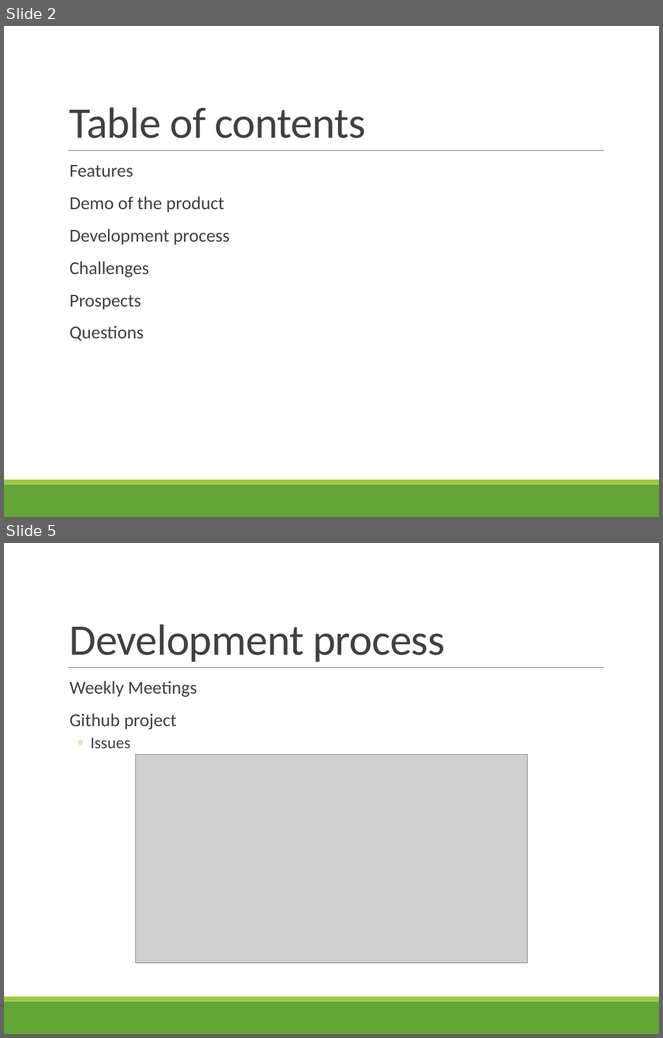
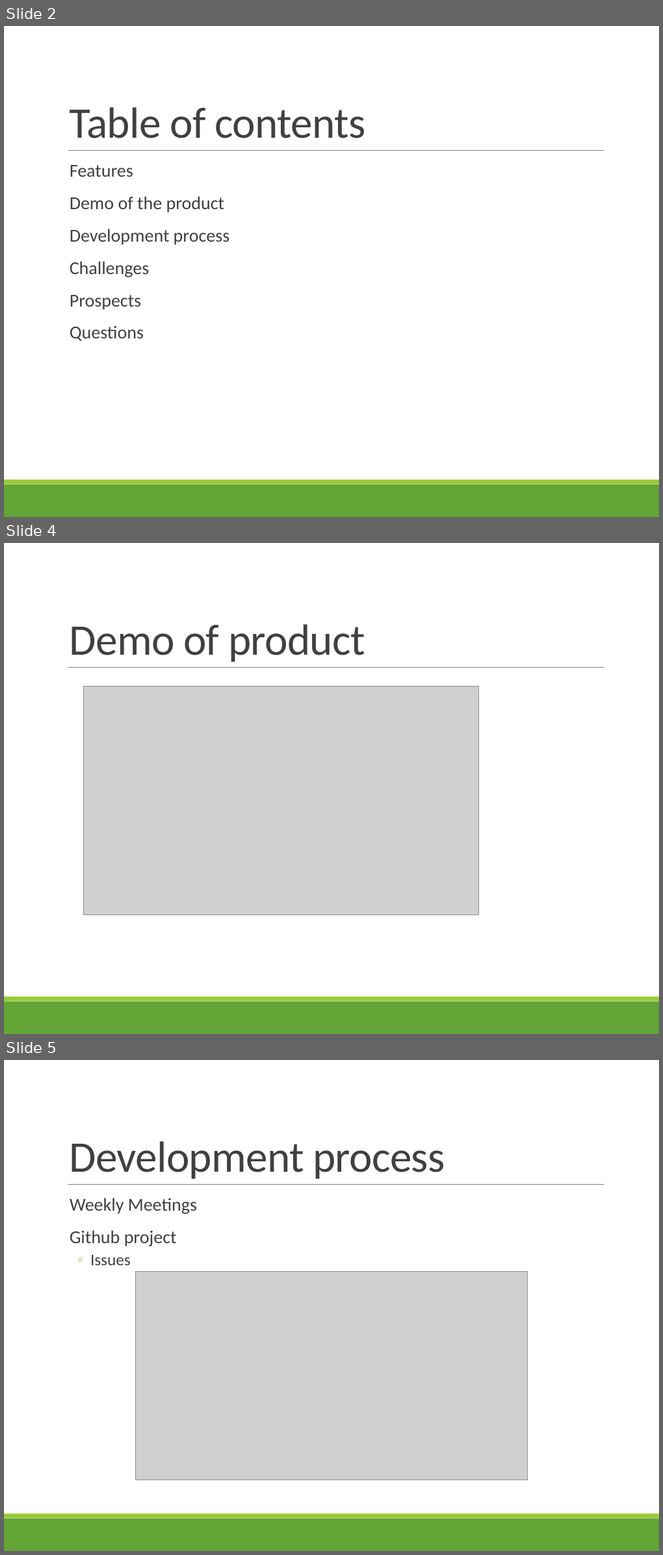
Before and after one commit to scg-unibe-ch/ese2016-team3, a slide deck: presentation/presentation.pptx. Shown one above the other, each under a label of ours: slides 2 and 5 before the commit, slides 2, 4 and 5 after it; the slides between them are not shown. The pictures are 663x1038 and 663x1555 pixels, drawn with LibreOffice and Linux fonts; fonts in the diff are those of the drawing; grey boxes stand for pictures. Boxes give left, top, right and bottom in pixels: in the first picture for what was removed or moved away, otherwise in the second. Text is boxed around its words. In the diff, an @@ line names an element or a change of style, - is before the commit and + after.

```diff
--- a/presentation/presentation.pptx
+++ b/presentation/presentation.pptx
@@ slide 4 added at [4,543,659,1034], background #FFFFFF; not listed: 3 template elements that a slide beside it also shows @@
@@ title added at [70,624,365,662], 48 pt, text #404040 @@
+Demo of product
@@ picture added at [84,686,479,915] @@
```
Also in this commit, not shown: 1 other slide added, 2 slides removed.
